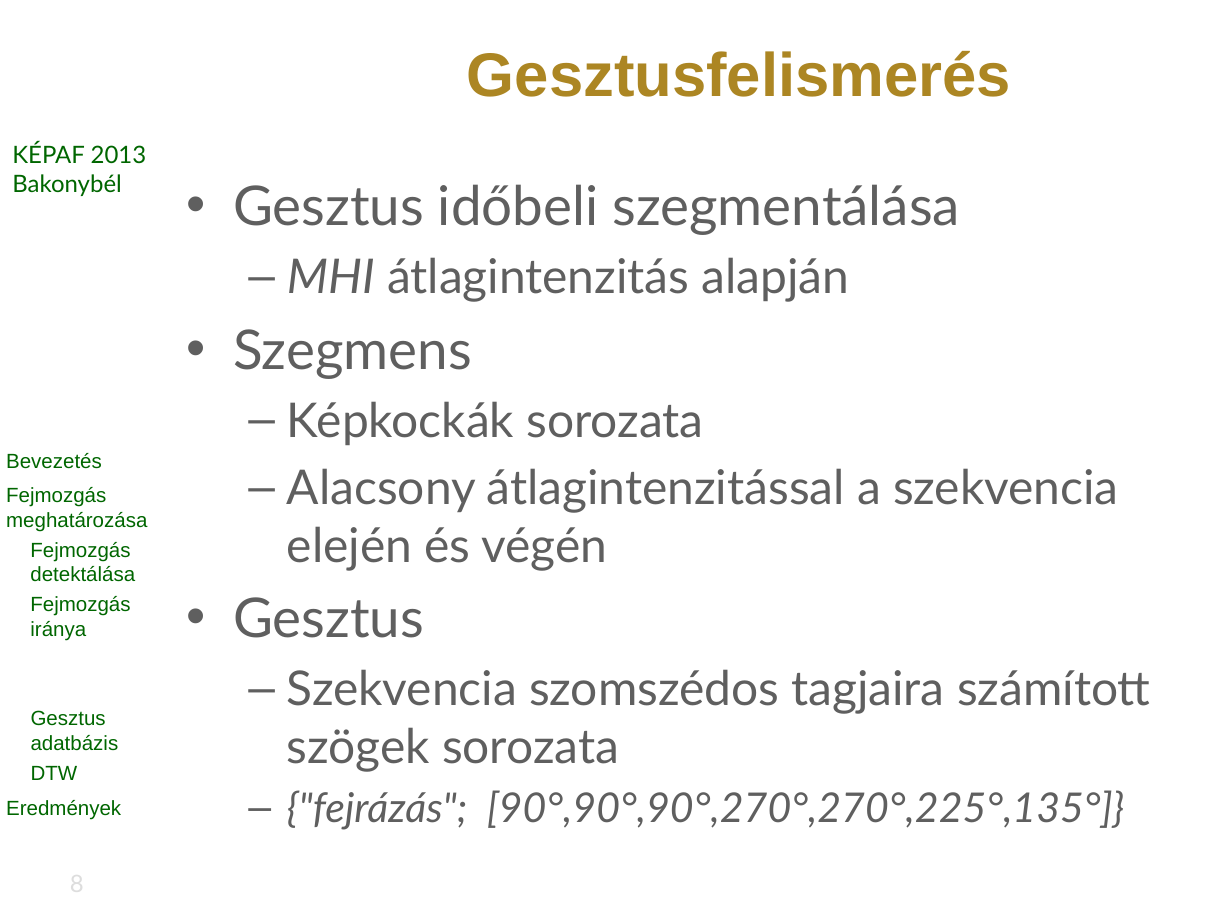
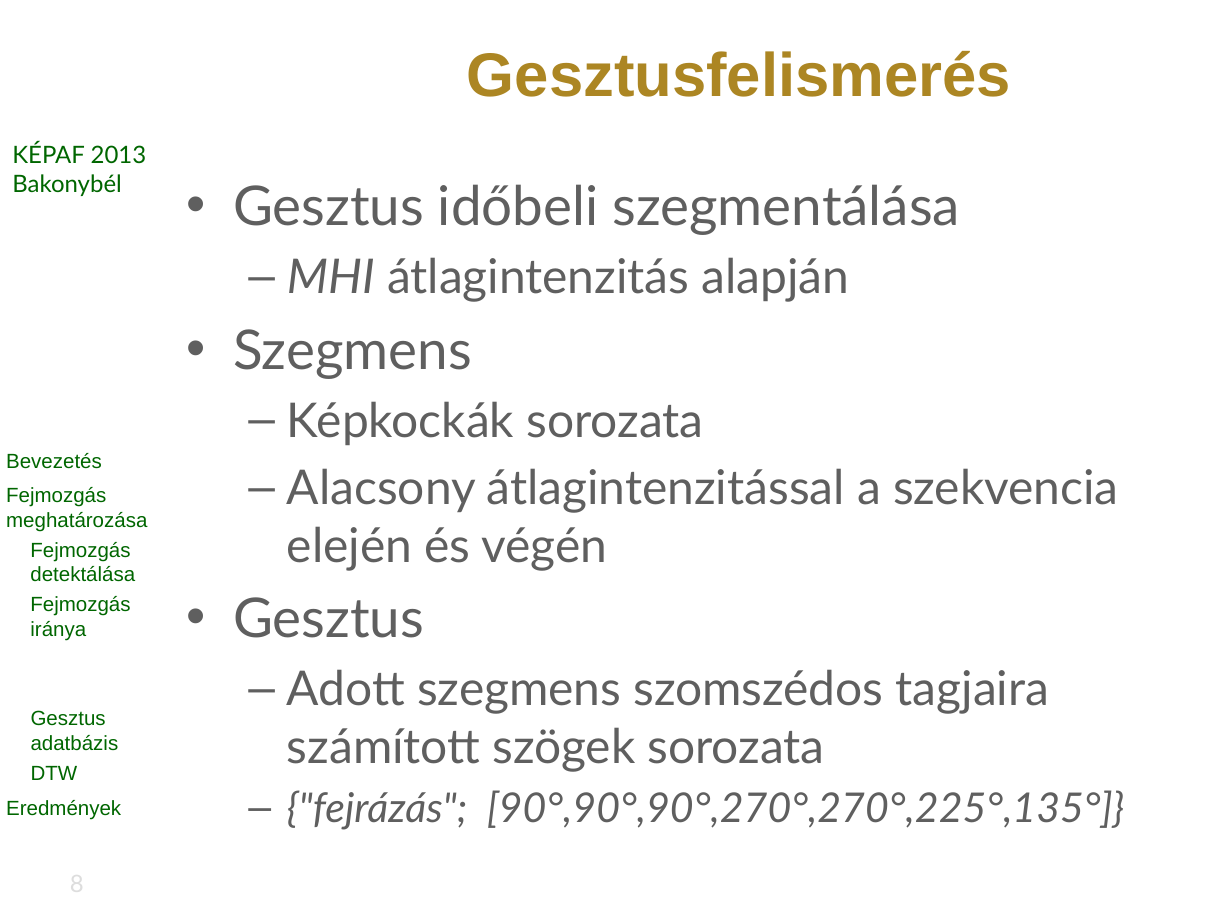
Before and after one commit to vohoaiviet/face-gesture-api, a slide deck: slide 8 of HeadMovement/research/kepaf/ppt/bertok.kornel.kepaf.2013.pptx. Drawn at 1232x924 pixels with LibreOffice and Linux fonts; fonts in the diff are those of the drawing; background and template pictures are left out. Boxes give left, top, right and bottom in pixels: in the first picture for what was removed or moved away, otherwise in the second. Text is boxed around its words. In the diff, an @@ line names an element or a change of style, - is before the commit and + after.

```diff
--- a/HeadMovement/research/kepaf/ppt/bertok.kornel.kepaf.2013.pptx
+++ b/HeadMovement/research/kepaf/ppt/bertok.kornel.kepaf.2013.pptx
@@ text at (287,669,1049,772): text changed @@
-  – Szekvencia szomszédos tagjaira számított szögek sorozata
+  – Adott szegmens szomszédos tagjaira számított szögek sorozata
```
Also in this commit, not shown: 1 other slide changed.
